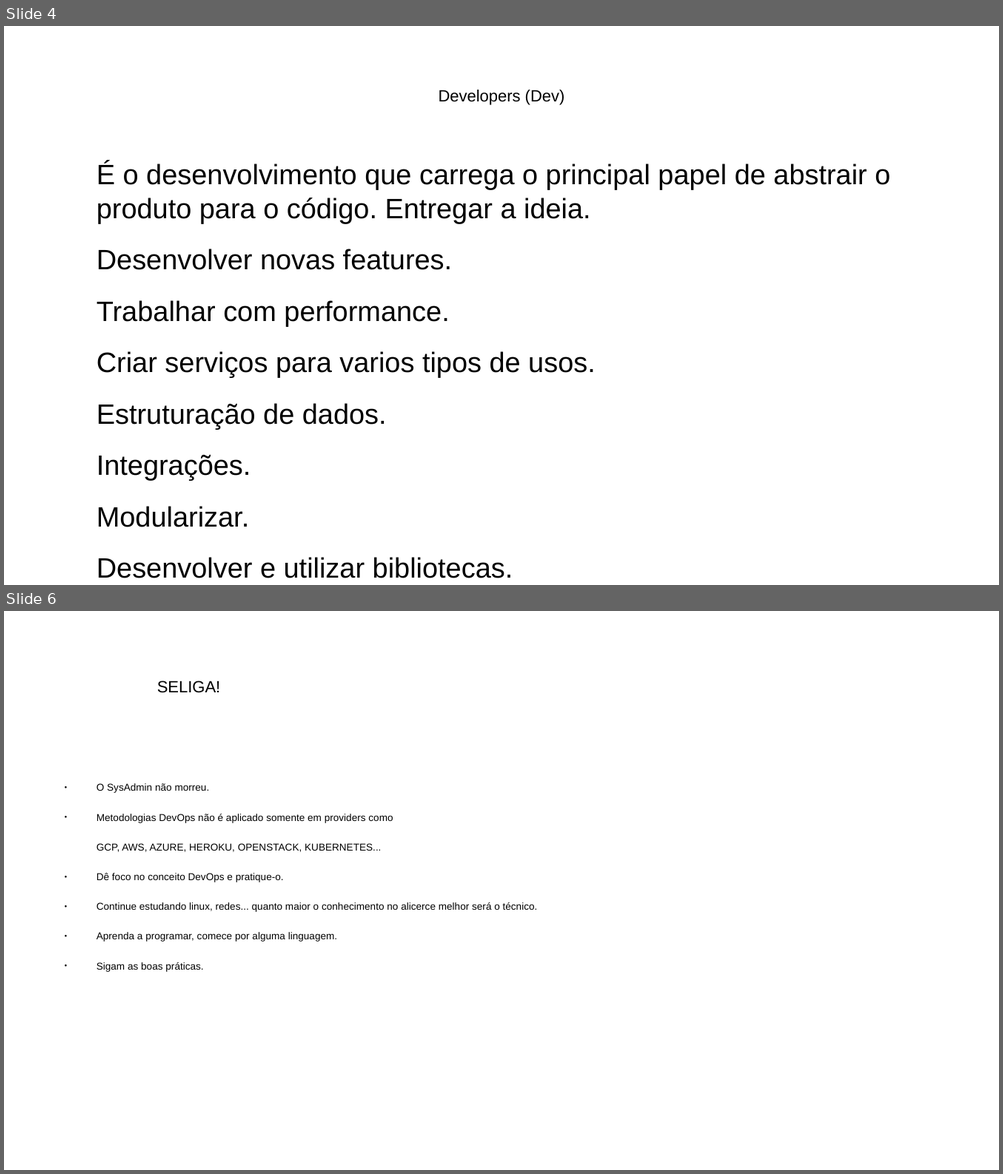
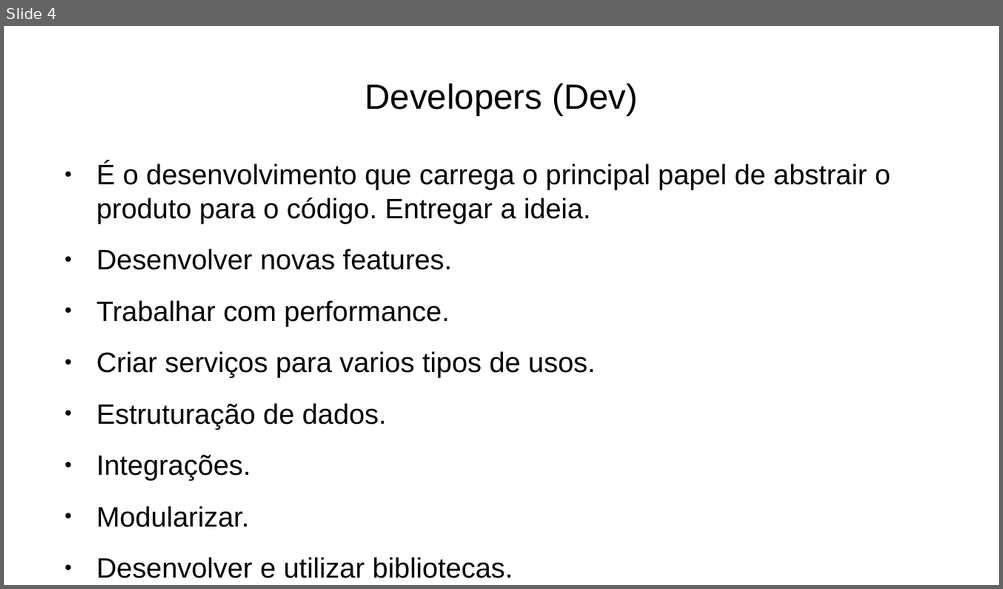
Before and after one commit to ramonesc3po/workshop-devops, a slide deck: workshop_devops.odp. Shown one above the other, each under a label of ours: slides 4 and 6 before the commit, slide 4 after it; the slides between them are not shown. The pictures are 1003x1174 and 1003x589 pixels, drawn with LibreOffice and Linux fonts; fonts in the diff are those of the drawing. Boxes give left, top, right and bottom in pixels: in the first picture for what was removed or moved away, otherwise in the second. Text is boxed around its words. In the diff, an @@ line names an element or a change of style, - is before the commit and + after.

```diff
--- a/workshop_devops.odp
+++ b/workshop_devops.odp
@@ slide 6 removed at bbox=[4, 611, 999, 1170], background #FFFFFF @@
@@ title removed at bbox=[157, 681, 220, 693] @@
-SELIGA!
@@ text removed at bbox=[96, 783, 538, 972] @@
-● O SysAdmin não morreu.
-● Metodologias DevOps não é aplicado somente em providers como
-GCP, AWS, AZURE, HEROKU, OPENSTACK, KUBERNETES...
-● Dê foco no conceito DevOps e pratique-o.
-● Continue estudando linux, redes... quanto maior o conhecimento no alicerce melhor será o técnico.
-● Aprenda a programar, comece por alguma linguagem.
-● Sigam as boas práticas.
@@ slide 4 changed as well @@
@@ title "Developers (Dev)" at bbox=[365, 83, 637, 116]: size 13 to 28 pt @@
@@ text "É o desenvolvimento que carrega ..." at bbox=[96, 162, 890, 579]: bullet none to ● @@
```
Also in this commit, not shown: 5 other slides changed, 11 slides added, 3 other slides removed.
